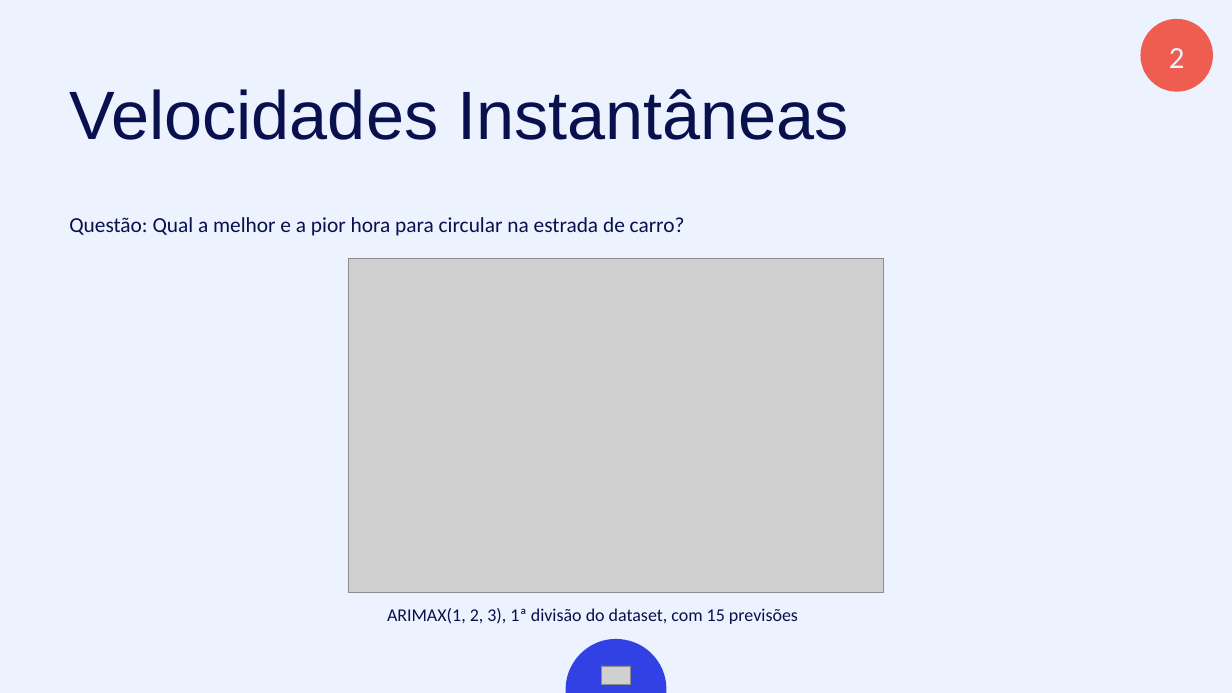
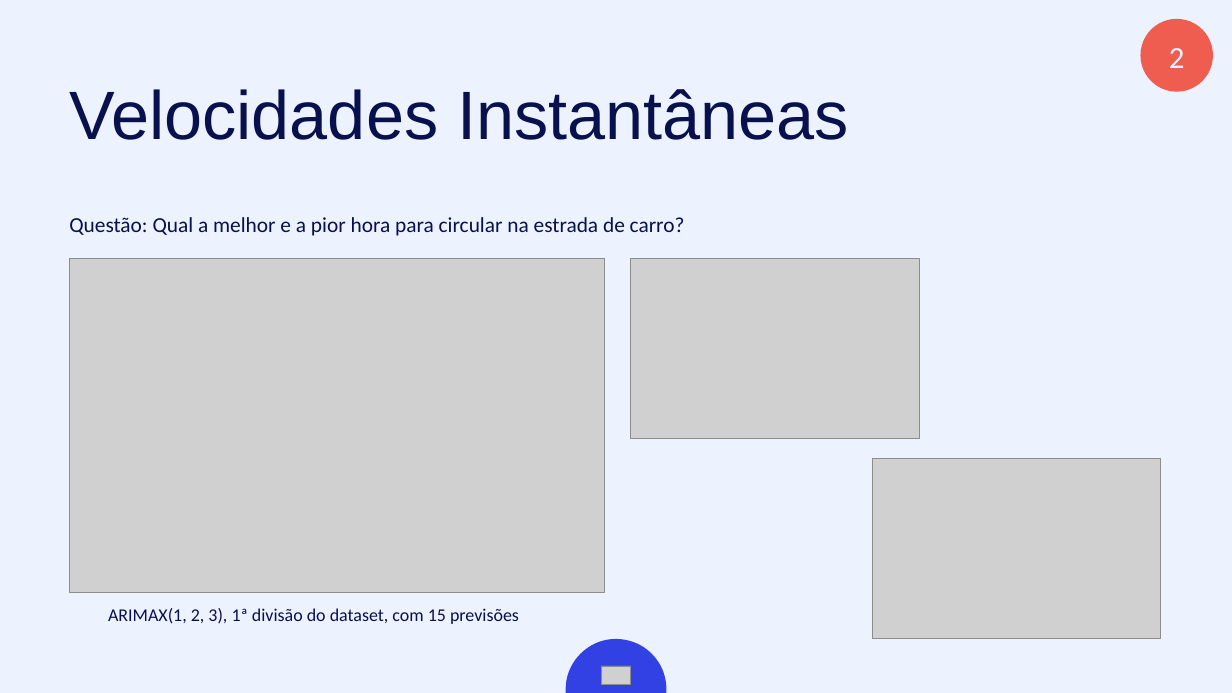
Before and after one commit to luismarques99/ProjetoFinal, a slide deck: slide 14 of Docs/Presentation/Presentation.pptx. Drawn at 1232x693 pixels with LibreOffice and Linux fonts; fonts in the diff are those of the drawing; grey boxes stand for pictures. Boxes give left, top, right and bottom in pixels: in the first picture for what was removed or moved away, otherwise in the second. Text is boxed around its words. In the diff, an @@ line names an element or a change of style, - is before the commit and + after.

```diff
--- a/Docs/Presentation/Presentation.pptx
+++ b/Docs/Presentation/Presentation.pptx
@@ picture: place and size @@
-picture at box(348, 258, 883, 593)
+picture at box(69, 258, 604, 593)
@@ picture added at box(631, 258, 919, 438) @@
@@ picture added at box(872, 459, 1161, 639) @@
@@ text "ARIMAX(1, 2, 3), 1ª divisão ...": place and size @@
-text "ARIMAX(1, 2, 3), 1ª divisão ..." at box(387, 608, 798, 624)
+text "ARIMAX(1, 2, 3), 1ª divisão ..." at box(108, 608, 519, 624)
```
Also in this commit, not shown: 4 other slides changed, 1 slide added, 5 other files.
